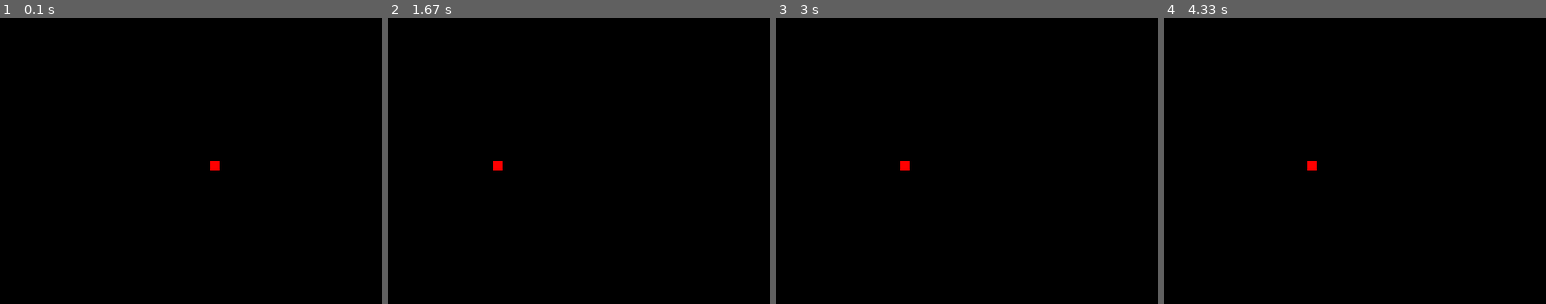
Above: before the commit, frames 1-4 (left to right).
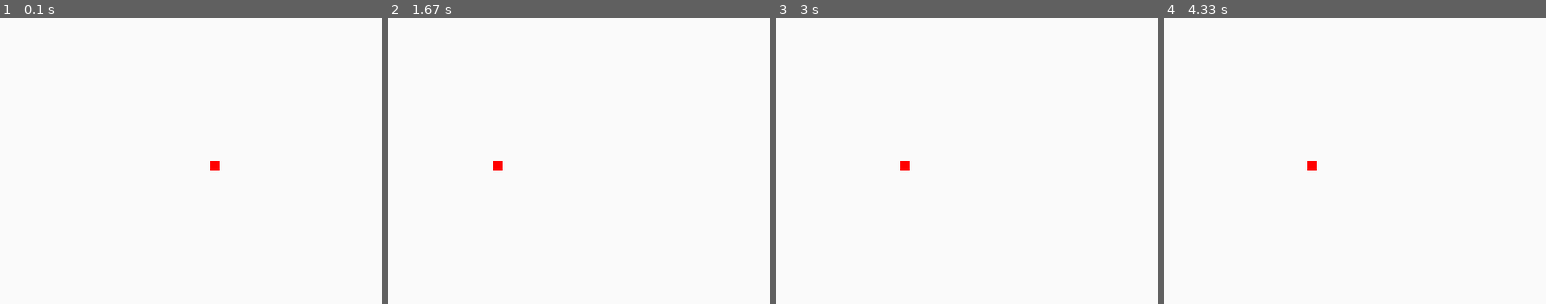
Above: after the commit, the same moments.

Repository: leonjyentub/ReinforcementLearning
Game: pygame game, started from 3_Balancepygame_pygame.py
Two runs of this game, one before a commit and one after it. Both use one fixed random seed, a clock stepped at 60 frames per second and the inputs below.
Inputs:
- Up to frame 1 (0.1 s): no input
- Up to frame 2 (1.67 s): no input
- Up to frame 3 (3 s): no input
- Up to frame 4 (4.33 s): no input

The runs differ from the first frame. In frame 1, 100% of the frame differs, in the area x 0-100%, y 0-100%; in frame 2, 100%; in frame 3, 100%; in frame 4, 100%.

Commit message:
Add implementations for Tic Tac Toe, Maze, and Bipedal Walker environments
- Implemented a Q-learning and DQN agent for Tic Tac Toe using Pygame.
- Created a Maze environment with Q-learning and DQN agents, including functionality for saving/loading Q-tables.
- Developed a Bipedal Walker agent using DDPG and Q-learning, with support for continuous action spaces.
- Removed outdated Q-learning and Gym environment scripts, along with associated visualizations.
- Cleaned up the repository by deleting unused files and images.

Diff:
--- a/Balancepygame.py
+++ b/3_Balancepygame_pygame.py
@@ -1,3 +1,22 @@
+"""
+程式名稱: Q-Learning 平衡遊戲 (Balance Game with Q-Learning and Pygame)
+
+用途與目的:
+本程式利用 Q-Learning 強化學習演算法，讓智能體(agent)學習如何在一維空間中保持物體於畫面中央。遊戲畫面以 Pygame 顯示，紅色方塊代表物體，智能體可選擇向左或向右移動物體。目標是讓物體盡可能維持在畫面中央區域。
+
+演算法說明:
+- 環境 (BalanceEnvironment): 定義物體的位置(state)與移動規則，並根據物體是否位於中央區域給予獎勵(reward)。
+- 智能體 (QLearningAgent): 使用 Q-Learning 演算法，根據 Q-table 決定每個狀態下的最佳動作。智能體會在探索(exploration)與利用(exploitation)間切換，並逐步降低探索率。
+- 主程式: 執行多個回合(episodes)，每回合智能體與環境互動並更新 Q-table，並以 Pygame 視覺化過程。
+
+Q-Learning 主要步驟:
+1. 初始化 Q-table。
+2. 在每個狀態下，根據探索率選擇動作(隨機或最大 Q-value)。
+3. 執行動作，取得新狀態與獎勵。
+4. 更新 Q-table。
+5. 重複直到回合結束，並逐步降低探索率。
+"""
+
 import pygame
 import numpy as np
 import random
@@ -78,7 +97,7 @@
 
         while not env.done:
             # Visualize
-            screen.fill((0, 0, 0))
+            screen.fill((250, 250, 250))
             pygame.draw.rect(screen, (255, 0, 0), (env.state, screen_height // 2, 10, 10))
             pygame.display.flip()
 
--- /dev/null
+++ b/7_BipedalWalker_gym.py
@@ -0,0 +1,203 @@
+import gymnasium as gym
+import numpy as np
+import torch
+import torch.nn as nn
+import torch.optim as optim
+import random
+from collections import deque
+
+'''
+env 說明
+
+BipedalWalker-v3 是 OpenAI Gym 提供的經典強化學習環境之一，
+目標是讓一個雙足機器人學會在崎嶇地形上行走。
+學習的目的是讓 agent 控制四個腿部馬達（連續動作空間，每個動作範圍為 [-1, 1]），
+使機器人能夠平衡並前進到終點。
+觀察空間（observation space）為 24 維連續數值，包含機器人的速度、角度、腿部接觸狀態等資訊。
+每一步的 reward 主要來自於向前移動的距離，跌倒會有額外的負獎勵，成功走到終點會有額外的正獎勵。
+訓練方向通常為：讓 agent 學會平衡、避免跌倒、有效率地前進。
+常見參數：
+- observation_space.shape = (24,)
+- action_space.shape = (4,)（四個馬達）
+- action_space.low = [-1, -1, -1, -1]
+- action_space.high = [1, 1, 1, 1]
+- 每個 episode 最多 1600 步
+- reward 範圍大致為 [-100, 300]
+'''
+
+class QLearningAgent:
+    def __init__(self, env, buckets=(3, 3, 3, 3, 3, 3, 3, 3, 3, 3, 3, 3, 3, 3, 3, 3, 3, 3, 3, 3, 3, 3, 3, 3), n_actions=5, alpha=0.1, gamma=0.99, epsilon=1.0, epsilon_decay=0.995, epsilon_min=0.01):
+        self.env = env
+        self.buckets = buckets  # Discretization for each observation dimension
+        self.n_actions = n_actions  # Discretize each action dim into n_actions
+        self.alpha = alpha
+        self.gamma = gamma
+        self.epsilon = epsilon
+        self.epsilon_decay = epsilon_decay
+        self.epsilon_min = epsilon_min
+        self.obs_low = env.observation_space.low
+        self.obs_high = env.observation_space.high
+        self.obs_bins = [np.linspace(self.obs_low[i], self.obs_high[i], self.buckets[i]-1) for i in range(len(self.buckets))]
+        self.q_table = dict()
+
+    def discretize(self, obs):
+        state = tuple(int(np.digitize(obs[i], self.obs_bins[i])) for i in range(len(self.buckets)))
+        return state
+
+    def get_action(self, state):
+        if np.random.rand() < self.epsilon:
+            return np.random.uniform(-1, 1, size=self.env.action_space.shape)
+        q_vals = self.q_table.get(state)
+        if q_vals is None:
+            return np.random.uniform(-1, 1, size=self.env.action_space.shape)
+        idx = np.argmax(q_vals)
+        # Map discrete action index to continuous action
+        action = np.linspace(-1, 1, self.n_actions)[idx]
+        return np.full(self.env.action_space.shape, action)
+
+    def update(self, state, action, reward, next_state, done):
+        idx = int(np.digitize(action[0], np.linspace(-1, 1, self.n_actions)))
+        if state not in self.q_table:
+            self.q_table[state] = np.zeros(self.n_actions)
+        if next_state not in self.q_table:
+            self.q_table[next_state] = np.zeros(self.n_actions)
+        best_next = np.max(self.q_table[next_state])
+        target = reward + (0 if done else self.gamma * best_next)
+        self.q_table[state][idx] += self.alpha * (target - self.q_table[state][idx])
+
+    def decay_epsilon(self):
+        self.epsilon = max(self.epsilon * self.epsilon_decay, self.epsilon_min)
+
+class Actor(nn.Module):
+    def __init__(self, obs_dim, act_dim):
+        super().__init__()
+        self.net = nn.Sequential(
+            nn.Linear(obs_dim, 128), nn.ReLU(),
+            nn.Linear(128, 128), nn.ReLU(),
+            nn.Linear(128, act_dim), nn.Tanh()
+        )
+    def forward(self, x):
+        return self.net(x)
+
+class Critic(nn.Module):
+    def __init__(self, obs_dim, act_dim):
+        super().__init__()
+        self.net = nn.Sequential(
+            nn.Linear(obs_dim + act_dim, 128), nn.ReLU(),
+            nn.Linear(128, 128), nn.ReLU(),
+            nn.Linear(128, 1)
+        )
+    def forward(self, x, a):
+        return self.net(torch.cat([x, a], dim=-1))
+
+class DDPGAgent:
+    def __init__(self, obs_dim, act_dim, act_limit):
+        self.actor = Actor(obs_dim, act_dim)
+        self.actor_target = Actor(obs_dim, act_dim)
+        self.critic = Critic(obs_dim, act_dim)
+        self.critic_target = Critic(obs_dim, act_dim)
+        self.actor_target.load_state_dict(self.actor.state_dict())
+        self.critic_target.load_state_dict(self.critic.state_dict())
+        self.actor_optim = optim.Adam(self.actor.parameters(), lr=1e-3)
+        self.critic_optim = optim.Adam(self.critic.parameters(), lr=1e-3)
+        self.memory = deque(maxlen=100000)
+        self.gamma = 0.99
+        self.tau = 0.005
+        self.act_limit = act_limit
+
+    def get_action(self, obs, noise_scale=0.1):
+        obs = torch.FloatTensor(obs).unsqueeze(0)
+        action = self.actor(obs).detach().numpy()[0]
+        action += noise_scale * np.random.randn(*action.shape)
+        return np.clip(action, -self.act_limit, self.act_limit)
+
+    def store(self, obs, act, rew, next_obs, done):
+        self.memory.append((obs, act, rew, next_obs, done))
+
+    def sample(self, batch_size=64):
+        batch = random.sample(self.memory, batch_size)
+        obs, act, rew, next_obs, done = map(np.array, zip(*batch))
+        return (torch.FloatTensor(obs),
+                torch.FloatTensor(act),
+                torch.FloatTensor(rew).unsqueeze(1),
+                torch.FloatTensor(next_obs),
+                torch.FloatTensor(done).unsqueeze(1))
+
+    def update(self, batch_size=64):
+        if len(self.memory) < batch_size:
+            return
+        obs, act, rew, next_obs, done = self.sample(batch_size)
+        with torch.no_grad():
+            next_act = self.actor_target(next_obs)
+            target_q = self.critic_target(next_obs, next_act)
+            target = rew + self.gamma * (1 - done) * target_q
+        current_q = self.critic(obs, act)
+        critic_loss = nn.MSELoss()(current_q, target)
+        self.critic_optim.zero_grad()
+        critic_loss.backward()
+        self.critic_optim.step()
+
+        actor_loss = -self.critic(obs, self.actor(obs)).mean()
+        self.actor_optim.zero_grad()
+        actor_loss.backward()
+        self.actor_optim.step()
+
+        # Soft update
+        for param, target_param in zip(self.critic.parameters(), self.critic_target.parameters()):
+            target_param.data.copy_(self.tau * param.data + (1 - self.tau) * target_param.data)
+        for param, target_param in zip(self.actor.parameters(), self.actor_target.parameters()):
+            target_param.data.copy_(self.tau * param.data + (1 - self.tau) * target_param.data)
+
+def train_qlearning(env, episodes=1000):
+    agent = QLearningAgent(env)
+    for ep in range(episodes):
+        obs, info = env.reset()
+        state = agent.discretize(obs)
+        total_reward = 0
+        for t in range(1600):
+            env.render()
+            action = agent.get_action(state)
+            next_obs, reward, terminated, truncated, info = env.step(action)
+            next_state = agent.discretize(next_obs)
+            agent.update(state, action, reward, next_state, terminated or truncated)
+            state = next_state
+            total_reward += reward
+            if terminated or truncated:
+                break
+        agent.decay_epsilon()
+        print(f"Episode {ep}, Total Reward: {total_reward}, Epsilon: {agent.epsilon:.3f}")
+
+def train_ddpg(env, episodes=1000):
+    obs_dim = env.observation_space.shape[0]
+    act_dim = env.action_space.shape[0]
+    act_limit = float(env.action_space.high[0])
+    agent = DDPGAgent(obs_dim, act_dim, act_limit)
+    for ep in range(episodes):
+        obs, info = env.reset()
+        total_reward = 0
+        for t in range(1600):
+            env.render()
+            action = agent.get_action(obs)
+            next_obs, reward, terminated, truncated, info = env.step(action)
+            agent.store(obs, action, reward, next_obs, float(terminated or truncated))
+            agent.update()
+            obs = next_obs
+            total_reward += reward
+            if terminated or truncated:
+                break
+        print(f"Episode {ep}, Total Reward: {total_reward}")
+
+def main():
+    env = gym.make("BipedalWalker-v3", render_mode="human")
+    print("Select agent: 1) Q-learning  2) DDPG")
+    choice = input("Enter 1 or 2: ")
+    if choice == "1":
+        train_qlearning(env)
+    elif choice == "2":
+        train_ddpg(env)
+    else:
+        print("Invalid choice.")
+    env.close()
+
+if __name__ == "__main__":
+    main()
--- a/Q_learning_1.py
+++ /dev/null
@@ -1,97 +0,0 @@
-import numpy as np
-import random
-import matplotlib.pyplot as plt
-
-# 定義環境大小
-rows, cols = 6, 6
-gamma = 0.9
-alpha = 0.1
-rewards = np.zeros((rows, cols))
-
-# 終點位置
-goal_state = (5, 5)
-rewards[goal_state] = 1
-
-# 定義障礙物 (tuple 列表)
-obstacles = [
-    (2, 2), (3, 2), (4, 4)
-]
-
-# 動作設定
-actions = [(-1, 0), (1, 0), (0, -1), (0, 1)]
-action_labels = ['↑', '↓', '←', '→']
-num_actions = len(actions)
-
-# 初始化 Q-table
-Q = np.zeros((rows, cols, num_actions))
-epsilon = 0.1
-num_episodes = 5000
-start_state = (0, 0)
-
-# Q-learning 演算法
-for episode in range(num_episodes):
-    state = start_state
-    while state != goal_state:
-        i, j = state
-        if random.uniform(0, 1) < epsilon:
-            action_index = random.randint(0, num_actions - 1)
-        else:
-            action_index = np.argmax(Q[i, j])
-
-        di, dj = actions[action_index]
-        ni, nj = i + di, j + dj
-
-        # 邊界檢查 + 障礙物檢查
-        if (0 <= ni < rows and 0 <= nj < cols and (ni, nj) not in obstacles):
-            next_state = (ni, nj)
-        else:
-            next_state = state
-
-        reward = rewards[next_state]
-        Q[i, j, action_index] += alpha * (
-            reward + gamma * np.max(Q[next_state]) - Q[i, j, action_index]
-        )
-        state = next_state
-    # 每 1000 次 episode 印出進度
-    if episode % 1000 == 0:
-        print(f"Episode {episode}/{num_episodes} completed.")
-
-
-# 計算最終 state-value function 和 policy
-V = np.max(Q, axis=2)
-policy = np.argmax(Q, axis=2)
-
-# 視覺化 V-value heatmap 和 policy arrows
-fig, ax = plt.subplots(figsize=(7, 7))
-im = ax.imshow(V, cmap='YlGnBu')
-
-# 每格畫上 V-value
-for i in range(rows):
-    for j in range(cols):
-        if (i, j) in obstacles:
-            ax.add_patch(plt.Rectangle((j-0.5, i-0.5), 1, 1, color='black'))  # 障礙物
-            continue
-        if (i, j) == goal_state:
-            ax.text(j, i, "G", ha="center", va="center", color="green", fontsize=14, fontweight='bold')
-        else:
-            ax.text(j, i, f"{V[i, j]:.2f}", ha="center", va="center", color="black", fontsize=10)
-
-# 每格畫上最佳行動箭頭
-for i in range(rows):
-    for j in range(cols):
-        if (i, j) in obstacles or (i, j) == goal_state:
-            continue
-        action_index = policy[i, j]
-        label = action_labels[action_index]
-        ax.text(j, i+0.25, label, ha="center", va="center", color="red", fontsize=12)
-
-# 美化圖表
-ax.set_xticks(np.arange(cols))
-ax.set_yticks(np.arange(rows))
-ax.set_xticklabels(np.arange(cols))
-ax.set_yticklabels(np.arange(rows))
-ax.set_title("6x6 Grid World: State Values & Policy with Obstacles")
-plt.colorbar(im, ax=ax)
-plt.gca().invert_yaxis()  # (0,0) 在左上
-plt.grid(which='both', color='gray', linewidth=0.5)
-plt.show()
--- a/Understanding_the_Gym_environment.py
+++ /dev/null
@@ -1,11 +0,0 @@
-import numpy as np
-#import gym
-import gymnasium as gym
-import random
-env = gym.make('FrozenLake-v1', is_slippery=False, render_mode='human')
-
-env.reset()
-env.render()
-
-env.step(env.action_space.sample())
-input("Press Enter to continue...")
Renamed: 2_Simple_QLearning.py -> 0_Simple_ReinforcementLearning.py
Renamed: 1_Gym_CartPole.py -> 1_CartPole_gym.py
Renamed: 2_Gym_MountainCar.py -> 2_MountainCar_gym.py
Renamed: TicTacToe2.py -> 4_TicTacToe_pygame_QL_DQN.py
Renamed: TicTacToe.py -> 5_TicTacToe_pygame_QL.py
Renamed: MazeQL.py -> 6_Maze_pygame.py
Binary file removed: cartpole_performance.png
Not shown, changed: .DS_Store
Not shown, removed: Understanding_the_Gym_environment.ipynb
